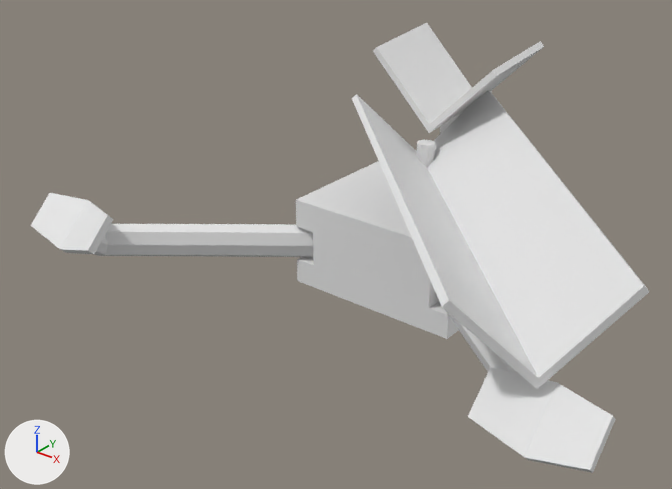
The FBX model Assets/resources/meshes/item_splitter.fbx, before and after one commit.
Before and after are seen from a 50 mm lens placed at (5.18, -8.02, 4.98), pointed at (-0.11, -1.41, 0.88). The axes (+X, +Y, +Z) are drawn at lower left. The lights are the same throughout. Where no turn or scale is listed for an object, it has been applied to the vertices.
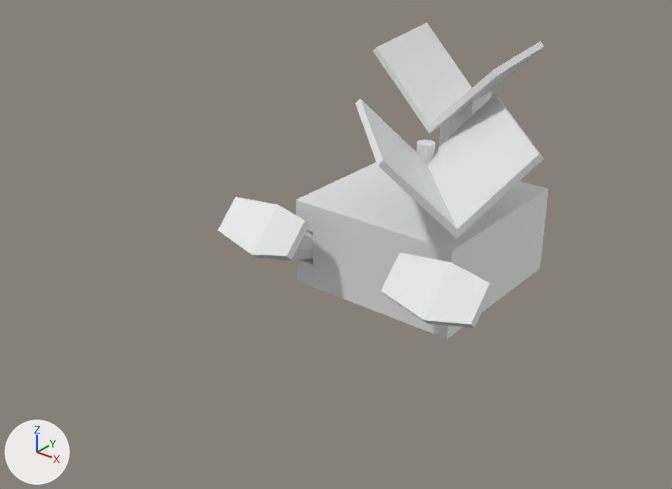
Commit message: Made item splitter smaller

Where the newer file only moved an object's origin or applied its transform, the numbers keep the older frame.

Edits to the bpy script that builds the scene:
```text
Change me_cube_002:
    used by ob_cube_001; location = (0.0, 0.0, 1.6)
    remove me_cube_002.from_pydata(...)  # 28 vertices, 19 faces; spans x -0.72..3.25, y -3.11..0.75, z -0.63..0.49
    add me_cube_002.from_pydata(...)  # 28 vertices, 30 faces; spans x -0.56..1.64, y -1.64..0.56, z -0.6..0.51
    me_cube_002 part 1
    7 vertices are removed from x -0.2..3.25, y -3.11..0.18, z -0.63..0.19
    10 faces are deleted
    5 vertices move from x -0.72..0.33, y -0.38..0.75, z -0.33..0.49 to x -0.56..0.53, y -0.53..0.56, z -0.31..0.51
    2 vertices are added at (-0.01, 0.01, -0.21), (1.1, -1.1, -0.31)
    5 new vertices lie (1.11, -1.11, -0.1) away from vertices in x -0.72..0.33, y -0.38..0.75, z -0.33..0.49
    21 new faces join them
Change me_cylinder_002:
    where me_cylinder_002.from_pydata(...)  # 48 vertices, 34 faces; spans x -11.5..18.5, y -1.0..1.7, z -1.0..9.1
    used by ob_cylinder_001; location = (0.7, -0.9, 0.479); rotation_euler = (-1.571, 0.0, 0.0), in degrees (-90, 0, 0); scale = (-0.2, -0.2, -0.2)
    me_cylinder_002 part 2: all 16 vertices in x -11.5..-9.5, y -1.0..1.7, z 7.2..9.1 are moved by (8.5, 0.0, -6.0)
    me_cylinder_002 part 3: all 16 vertices in x 16.5..18.5, y -1.0..1.7, z 7.2..9.1 are moved by (-8.5, 0.0, -6.0)
Change ob_cube_005:
    ob_cube_005.location: (-2.791, -2.607, 0.693) -> (-1.091, -1.407, 0.693)
Change ob_cube_002:
    ob_cube_002.location: (2.809, -2.607, 0.693) -> (1.109, -1.407, 0.693)
```

Pixel boxes (x1, y1, x2, y2) of what changed, in the pictures (672 x 489 px; the box of a moved part takes in the faces that stretch with it):
'Cube.001', reshaped (36% narrower, 51% shorter): before (352, 90, 650, 389); after (355, 94, 544, 239)
'Cube.002', moved: before (468, 367, 616, 473); after (381, 253, 493, 328)
'Cylinder.001', reshaped: before (94, 224, 519, 374); after (278, 230, 313, 261)
'Cube.005', moved: before (31, 193, 114, 254); after (218, 197, 309, 260)
part 2 of me_cylinder_002, moved or reshaped (not visible afterwards): before (436, 295, 519, 374)
part 3 of me_cylinder_002, moved or reshaped: before (94, 224, 313, 257); after (278, 230, 313, 261)
